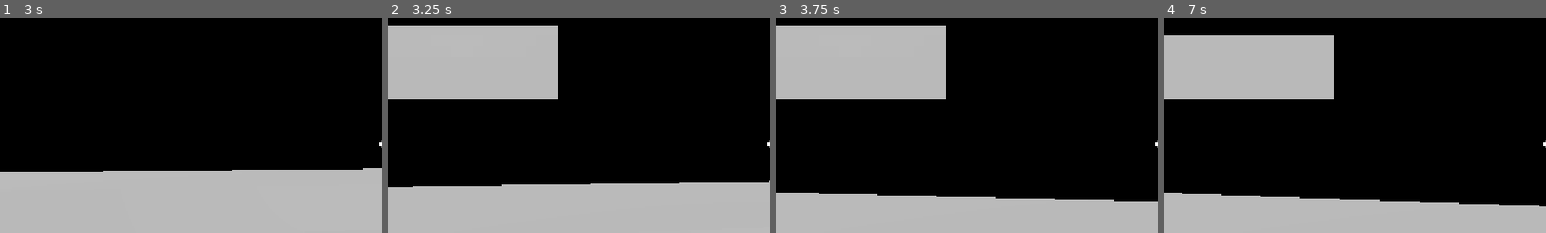
Above: before the commit, frames 1-4 (left to right).
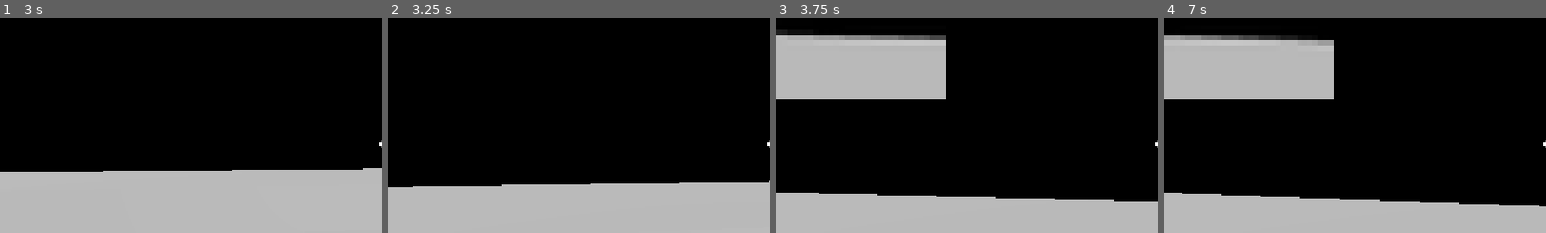
Above: after the commit, the same moments.

Repository: Hitacium/A-Loud-Sight
Game: Godot game, scene res://scenes/ui/main_menu.tscn
Same seed, same stepped clock (60 frames per second), same inputs: the game is played once before the commit and once after it. Before the commit the project starts from res://scenes/ui/mainMenu.tscn.
Inputs (mouse positions are % of the whole screen's width and height, from its top left):
- Up to frame 1 (3 s): click "Settings" at 0.5 s; click "X" at 1.25 s; click "Play" at 2 s; tap Enter at 2.75 s; move the mouse to (55, 50) at 2.77 s; hold W (up) from 2.78 s (still down)
- Up to frame 2 (3.25 s): keep holding W (up)
- Up to frame 3 (3.75 s): keep holding W (up); move the mouse to (45, 50) at 3.52 s
- Up to frame 4 (7 s): keep holding W (up); move the mouse to (52, 48) at 4.27 s; tap Space at 5, 6.5 s; move the mouse to (49, 52) at 5.02 s; tap Enter at 5.75 s; move the mouse to (57, 51) at 5.77 s; tap F1 (debug) at 6.4 s; move the mouse to (42, 49) at 6.52 s
The pictures show only the part of the screen within x 0-50%, y 21-71%; the shares and areas given below are measured in that part.

Frame 1 is identical in both runs. In frame 2, 15% of the frame differs, in the area x 0-45%, y 3-38%; in frame 3, 2.8%; in frame 4, 1.1%.
Error before the commit: Invalid access to property or key 'currentState' on a base object of type 'CharacterBody3D (Player)'. (res://scripts/player/playerGUI.gd:13)
Error after the commit: Invalid access to property or key 'currentState' on a base object of type 'CharacterBody3D (Player)'. (res://scripts/player/player_gui.gd:14)

Commit message:
Complete rewrite of the project
The sonifier is fully done and I also chose to reorganize the whole project, removing things from the template, complete new run

Diff:
--- a/project.godot
+++ b/project.godot
@@ -18,8 +18,8 @@
 
 [autoload]
 
-SettingsHandler="*res://scripts/autoload/SettingsHandler.gd"
-GameManager="*res://scripts/autoload/GameManager.gd"
+SettingsHandler="*res://scripts/autoload/settings_handler.gd"
+GameManager="*res://scripts/autoload/game_manager.gd"
 
 [display]
 
--- a/scenes/player/player.tscn
+++ b/scenes/player/player.tscn
@@ -1,7 +1,7 @@
 [gd_scene load_steps=6 format=3 uid="uid://brpt71jl5cg2q"]
 
 [ext_resource type="Script" uid="uid://kg3ojqet1g4d" path="res://scripts/player/player.gd" id="1_yofdb"]
-[ext_resource type="PackedScene" uid="uid://bwjws4ptficgv" path="res://scenes/player/PlayerGUI.tscn" id="2_ywley"]
+[ext_resource type="PackedScene" uid="uid://bwjws4ptficgv" path="res://scenes/player/player_gui.tscn" id="2_ywley"]
 [ext_resource type="Script" uid="uid://njwl204ar4m5" path="res://scripts/player/sonifier.gd" id="3_qhqgy"]
 
 [sub_resource type="CapsuleMesh" id="CapsuleMesh_jse87"]
@@ -26,11 +26,6 @@
 
 [node name="Camera3D" type="Camera3D" parent="head"]
 
-[node name="RayCast3D" type="RayCast3D" parent="head"]
-target_position = Vector3(0, 0, -0.91)
-collide_with_areas = true
-collide_with_bodies = false
-
 [node name="Sonifier" type="AudioStreamPlayer" parent="head"]
 script = ExtResource("3_qhqgy")
 
--- a/scenes/player/PlayerGUI.tscn
+++ b/scenes/player/player_gui.tscn
@@ -1,12 +1,12 @@
 [gd_scene load_steps=5 format=3 uid="uid://bwjws4ptficgv"]
 
-[ext_resource type="Texture2D" uid="uid://bulteu43r2r6a" path="res://assets/ui/crosshair.png" id="1_blv8c"]
-[ext_resource type="Script" uid="uid://ddxdx0jr4w2m4" path="res://scripts/player/playerGUI.gd" id="1_r6s6h"]
-[ext_resource type="Script" uid="uid://dxlq8f26j8nve" path="res://scripts/ui/pause_node.gd" id="3_81wm1"]
-[ext_resource type="PackedScene" uid="uid://bs035oor8cgug" path="res://scenes/ui/SettingsWindow.tscn" id="4_48uxn"]
+[ext_resource type="Script" uid="uid://ddxdx0jr4w2m4" path="res://scripts/player/player_gui.gd" id="1_bb8x2"]
+[ext_resource type="Texture2D" uid="uid://bulteu43r2r6a" path="res://assets/ui/crosshair.png" id="2_hq6nb"]
+[ext_resource type="Script" uid="uid://dxlq8f26j8nve" path="res://scripts/ui/pause_node.gd" id="3_edw3b"]
+[ext_resource type="PackedScene" uid="uid://bs035oor8cgug" path="res://scenes/ui/settings_window.tscn" id="4_vexfy"]
 
 [node name="PlayerGUI" type="CanvasLayer"]
-script = ExtResource("1_r6s6h")
+script = ExtResource("1_bb8x2")
 
 [node name="TextureRect" type="TextureRect" parent="."]
 anchors_preset = 8
@@ -38,7 +38,7 @@
 offset_bottom = 655.0
 color = Color(0, 0, 0, 0.52549)
 
-[node name="Settings" parent="PauseNode" instance=ExtResource("4_48uxn")]
+[node name="Settings" parent="PauseNode" instance=ExtResource("4_vexfy")]
 layout_mode = 0
 anchors_preset = 0
 anchor_left = 0.0
@@ -104,7 +104,7 @@
 theme_override_font_sizes/font_size = 18
 text = "hi"
 
-[connection signal="Closing" from="PauseNode/Settings" to="PauseNode" method="_on_close_button"]
+[connection signal="closing" from="PauseNode/Settings" to="." method="_on_settings_closing"]
 [connection signal="pressed" from="PauseNode/Main/VBoxContainer/Button" to="PauseNode" method="_unpause"]
 [connection signal="pressed" from="PauseNode/Main/VBoxContainer/Button2" to="PauseNode" method="_settings"]
 [connection signal="pressed" from="PauseNode/Main/VBoxContainer/Button3" to="PauseNode" method="_quit"]
--- a/scenes/ui/mainMenu.tscn
+++ b/scenes/ui/main_menu.tscn
@@ -1,7 +1,7 @@
 [gd_scene load_steps=3 format=3 uid="uid://ee6lb27nmpu1"]
 
 [ext_resource type="Script" uid="uid://ohkq534tdkm0" path="res://scripts/ui/main_menu.gd" id="1_j3ryx"]
-[ext_resource type="PackedScene" uid="uid://bs035oor8cgug" path="res://scenes/ui/SettingsWindow.tscn" id="2_c8enf"]
+[ext_resource type="PackedScene" uid="uid://bs035oor8cgug" path="res://scenes/ui/settings_window.tscn" id="2_c8enf"]
 
 [node name="MainMenu" type="Control"]
 layout_mode = 3
@@ -75,4 +75,4 @@
 [connection signal="pressed" from="VBoxContainer/Button" to="." method="_play"]
 [connection signal="pressed" from="VBoxContainer/Button2" to="." method="_settings"]
 [connection signal="pressed" from="VBoxContainer/Button3" to="." method="_quit"]
-[connection signal="Closing" from="Settings" to="." method="_on_close_button"]
+[connection signal="closing" from="Settings" to="." method="_on_close_button"]
--- a/scripts/autoload/SettingsHandler.gd
+++ b/scripts/autoload/settings_handler.gd
@@ -1,7 +1,6 @@
 extends Node
 
 const SETTINGS_FILE_PATH := "user://settings.json"
-
 const DEFAULT_SETTINGS := {
 	"resolution": Vector2i(1152, 648),
 	"vsync": true,
@@ -11,12 +10,15 @@
 
 var settings: Dictionary = {}
 
+
 func _ready():
 	load_settings()
 	apply_settings()
 
+
 func get_setting_value(key: String) -> Variant:
 	return settings.get(key, DEFAULT_SETTINGS.get(key))
+
 
 func apply_settings() -> void:
 	var resolution: Vector2i = get_setting_value("resolution")
@@ -46,6 +48,7 @@
 		linear_to_db(get_setting_value("volume"))
 	)
 
+
 func save_settings() -> void:
 	var to_save: Dictionary = settings.duplicate(true)
 
@@ -58,6 +61,7 @@
 	if file:
 		file.store_string(JSON.stringify(to_save))
 		file.close()
+
 
 func load_settings() -> void:
 	if not FileAccess.file_exists(SETTINGS_FILE_PATH):
@@ -81,6 +85,7 @@
 		if arr.size() == 2:
 			settings["resolution"] = Vector2i(arr[0], arr[1])
 
+
 func get_resolution_as_str() -> String:
 	var r: Vector2i = get_setting_value("resolution")
 	return "%dx%d" % [r.x, r.y]
--- a/scripts/player/player.gd
+++ b/scripts/player/player.gd
@@ -1,25 +1,36 @@
 class_name Player
 extends CharacterBody3D
 
+@export var default_speed := 3
+@export var mouse_sensitivity := 0.1
+var input_enabled := true
+var aimlook_enabled := true
+
 @onready var head := $head
-@onready var plrGUI := $PlayerGUI
-@onready var InteractRaycast := $head/RayCast3D
+@onready var player_gui := $PlayerGUI
 @onready var camera := $head/Camera3D
-@onready var SPEED: int = DEFAULT_SPEED
+@onready var player_speed: int = default_speed
 
-@export var DEFAULT_SPEED := 3
-@export var mouse_sensitivity := 0.1
-
-var inputEnabled := true
-var aimlookEnabled := true
 
 func _ready():
 	$MeshInstance3D.hide()
 	Input.mouse_mode = Input.MOUSE_MODE_CAPTURED
 	GameManager.player = self
 
+
+func _unhandled_input(event : InputEvent) -> void:
+	if not aimlook_enabled:
+		return
+	if event is InputEventMouseMotion and Input.mouse_mode == Input.MOUSE_MODE_CAPTURED:
+		var mouseInput : Vector2
+		mouseInput.x += event.relative.x
+		mouseInput.y += event.relative.y
+		self.rotation_degrees.y -= mouseInput.x * mouse_sensitivity
+		head.rotation_degrees.x -= mouseInput.y * mouse_sensitivity
+
+
 func _physics_process(delta: float) -> void:
-	if !inputEnabled:
+	if not input_enabled:
 		return
 
 	if not is_on_floor():
@@ -28,20 +39,10 @@
 	var input_dir := Input.get_vector("left", "right", "up", "down")
 	var direction := (transform.basis * Vector3(input_dir.x, 0, input_dir.y)).normalized()
 	if direction:
-		velocity.x = direction.x * SPEED
-		velocity.z = direction.z * SPEED
+		velocity.x = direction.x * player_speed
+		velocity.z = direction.z * player_speed
 	else:
-		velocity.x = move_toward(velocity.x, 0, SPEED)
-		velocity.z = move_toward(velocity.z, 0, SPEED)
+		velocity.x = move_toward(velocity.x, 0, player_speed)
+		velocity.z = move_toward(velocity.z, 0, player_speed)
 
 	move_and_slide()
-
-func _unhandled_input(event : InputEvent) -> void:
-	if !aimlookEnabled:
-		return
-	if event is InputEventMouseMotion and Input.mouse_mode == Input.MOUSE_MODE_CAPTURED:
-		var mouseInput : Vector2
-		mouseInput.x += event.relative.x
-		mouseInput.y += event.relative.y
-		self.rotation_degrees.y -= mouseInput.x * mouse_sensitivity
-		head.rotation_degrees.x -= mouseInput.y * mouse_sensitivity
--- a/scripts/player/playerGUI.gd
+++ b/scripts/player/player_gui.gd
@@ -8,11 +8,12 @@
 		debuginfo.visible = !debuginfo.visible
 		debugLoop()
 
+
 func debugLoop():
 	while debuginfo.visible:
 		debuginfo.text = DEBUG_TEMPLATE.format({
 			"plrstate": GameManager.player.currentState,
-			"speed": GameManager.player.SPEED,
+			"speed": GameManager.player.player_speed,
 			"globalpos": GameManager.player.global_position,
 			"fps": Engine.get_frames_per_second()
 		})
--- a/scripts/player/sonifier.gd
+++ b/scripts/player/sonifier.gd
@@ -1,158 +1,151 @@
 extends AudioStreamPlayer
 
-const SAMPLE_RATE: float = 44100 # in HZ
-const BUFFER_LENGTH: float = 1 # in seconds
-const DOWNSAMPLE_W := 16
-const DOWNSAMPLE_H := 16
-const FREQ_MIN := 300.0 # in HZ
-const FREQ_MAX := 1000.0 # in HZ
+const SAMPLE_RATE := 44100 # in Hz
+const DOWNSAMPLE_W := 32
+const DOWNSAMPLE_H := 32
+const FREQ_MIN := 400.0 # in Hz
+const FREQ_MAX := 6000.0 # in Hz
 
-@onready var player_camera: Camera3D = $"../Camera3D"
+@export var osc_length := 0.05 # in seconds
+@export var debug_preview := true
+@export var logarithmic_distribution := true
+
+var audio_stream_playback: AudioStreamGeneratorPlayback
+var thread: Thread
+
+@onready var main_camera: Camera3D = $"../Camera3D"
 @onready var capture_viewport: SubViewport = $ScreenchotViewport
 @onready var capture_camera: Camera3D = $ScreenchotViewport/CaptureCamera
 @onready var preview: TextureRect = $DebugPreview
 
-@export var capture_interval := 1  # in seconds
-@export var OSC_LENGTH := 0.3 # in seconds
-@export var EDGES_FADE := 0.01 # in seconds
-@export var debug_preview := true
-@export var logarithmic_distribution := true
-
-var time_since_last_capture := 0.0
-var playback: AudioStreamGeneratorPlayback
-var pixels: Array = []
-var thread: Thread
 
 func _ready() -> void:
-	pixels = _init_pixel_matrix()
+	init_audio_streaming()
 	preview.visible = debug_preview
 	preview.texture_filter = CanvasItem.TEXTURE_FILTER_NEAREST
-	_init_audio_streaming()
 
+
+var time_since_last_capture: float = 0
 func _process(delta: float) -> void:
 	time_since_last_capture += delta
-	if time_since_last_capture >= capture_interval:
+	var scan_time := osc_length * DOWNSAMPLE_W
+	if time_since_last_capture >= scan_time:
 		time_since_last_capture = 0.0
-		_capture_frame()
+		capture_frame()
 
-func _init_audio_streaming() -> void:
-	var generator: AudioStreamGenerator = AudioStreamGenerator.new()
+
+func init_audio_streaming() -> void:
+	var generator := AudioStreamGenerator.new()
 	generator.mix_rate = SAMPLE_RATE
-	generator.buffer_length = BUFFER_LENGTH
+	generator.buffer_length = osc_length * DOWNSAMPLE_W + 0.1
 	stream = generator
 	play()
-	playback = get_stream_playback()
+	audio_stream_playback = get_stream_playback()
 
-func _init_pixel_matrix() -> Array:
-	var m: Array[Variant] = []
-	# grayscale brightness grid
-	m.resize(DOWNSAMPLE_H)
-	for y in range(DOWNSAMPLE_H):
-		m[y] = []
-		m[y].resize(DOWNSAMPLE_W)
-		m[y].fill(0.0)
-	return m
 
-func _capture_frame() -> void:
-	# Camera sync
-	capture_camera.global_transform = player_camera.global_transform
-	capture_camera.fov = player_camera.fov
+func capture_frame() -> void:
+	if thread and thread.is_started():
+		thread.wait_to_finish()
+
+	capture_camera.global_transform = main_camera.global_transform
+	capture_camera.fov = main_camera.fov
 	capture_viewport.render_target_update_mode = SubViewport.UPDATE_ONCE
 
 	await RenderingServer.frame_post_draw
-	var text := capture_viewport.get_texture()
-	if !text: return
 
-	var img := text.get_image()
-	img.resize(DOWNSAMPLE_W, DOWNSAMPLE_H)
-	img.convert(Image.FORMAT_L8)  # grayscale
+	var img: Image = capture_viewport.get_texture().get_image()
+	img.resize(DOWNSAMPLE_W, DOWNSAMPLE_H, Image.INTERPOLATE_LANCZOS)
+	img.convert(Image.FORMAT_L8)
 
 	if debug_preview:
-		img.generate_mipmaps()
 		preview.texture = ImageTexture.create_from_image(img)
 
-	for y in range(DOWNSAMPLE_H):
-		for x in range(DOWNSAMPLE_W):
-			pixels[y][x] = img.get_pixel(x, y).r
+	thread = Thread.new()
+	thread.start(create_audio_from_image.bind(img.get_data()))
 
-	_start_async_gen()
 
-func _start_async_gen() -> void:
-	if thread and thread.is_alive():
-		return # Still processing previous frame
-	if thread:
-		thread.wait_to_finish()
+func create_audio_from_image(pixels: PackedByteArray) -> void:
+	var column_samples := int(osc_length * SAMPLE_RATE)
+	var total_samples := column_samples * DOWNSAMPLE_W
+	var buffer := PackedVector2Array()
+	buffer.resize(total_samples)
+	buffer.fill(Vector2.ZERO)
 
-	thread = Thread.new()
-	thread.start(_generate_wave_thread.bind(pixels.duplicate(true)))
+	for x in range(DOWNSAMPLE_W):
+		var start_idx := x * column_samples
+		var pan := float(x) / float(max(1, DOWNSAMPLE_W - 1))
+		var l_gain := sqrt(1.0 - pan)
+		var r_gain := sqrt(pan)
 
-func _generate_wave_thread(pixel_matrix: Array) -> void:
-	var w := DOWNSAMPLE_W
-	var h := DOWNSAMPLE_H
+		for y in range(DOWNSAMPLE_H):
+			var brightness := pixels[y * DOWNSAMPLE_W + x]
+			if brightness < 10:
+				continue
 
-	var step_time := capture_interval / float(w)
+			var amp := (float(brightness) / 255.0) * 0.4
+			var freq := get_frequency(y)
+			var step := TAU * freq / SAMPLE_RATE
+			var phase := 0.0
 
-	var total_frames := int((capture_interval + OSC_LENGTH) * SAMPLE_RATE)
-	var buffer := PackedFloat32Array()
-	buffer.resize(total_frames * 2)
-	buffer.fill(0.0)
+			# Hann window per whole column
+			for i in range(column_samples):
+				var idx := start_idx + i
+				if idx >= total_samples:
+					break
 
-	for x in range(w):
-		var pan := float(x) / float(w - 1) if w > 1 else 0.5
-		var start_idx := int(x * step_time * SAMPLE_RATE)
+				var window := 0.5 * (1.0 - cos(TAU * i / float(column_samples - 1)))
+				var sample := sin(phase) * amp * window
 
-		for y in range(h):
-			var amp = pixel_matrix[y][x]
-			if amp <= 0.5: continue
+				buffer[idx].x += sample * l_gain
+				buffer[idx].y += sample * r_gain
 
-			var freq: float = _get_freq(y, h)
-			_add_sine_to_buffer(freq, amp, pan, start_idx, buffer)
+				phase += step
 
-	_normalize(buffer)
-	call_deferred("_push_to_playback", buffer)
+	normalize_buffer(buffer)
+	call_deferred("_push_audio", buffer)
 
-func _get_freq(y: int, h: int) -> float:
-	var t := float(h - y - 1) / float(h - 1) if h > 1 else 0.5
+
+func normalize_buffer(buffer: PackedVector2Array) -> void:
+	var sum_l := 0.0
+	var sum_r := 0.0
+	var n := buffer.size()
+
+	if n == 0:
+		return
+
+	for v in buffer:
+		sum_l += v.x
+		sum_r += v.y
+
+	var mean_l := sum_l / n
+	var mean_r := sum_r / n
+
+	var peak := 0.0
+	for i in range(n):
+		buffer[i].x -= mean_l
+		buffer[i].y -= mean_r
+		peak = max(peak, abs(buffer[i].x), abs(buffer[i].y))
+
+	if peak > 0.00001:
+		var inv := 1.0 / peak
+		for i in range(n):
+			buffer[i] *= inv
+
+
+func _push_audio(buffer: PackedVector2Array) -> void:
+	if not audio_stream_playback:
+		return
+	if audio_stream_playback.can_push_buffer(buffer.size()):
+		audio_stream_playback.push_buffer(buffer)
+
+
+func get_frequency(y: int) -> float:
+	var t := float(DOWNSAMPLE_H - y - 1) / float(DOWNSAMPLE_H - 1)
 	if logarithmic_distribution:
 		return FREQ_MIN * pow(FREQ_MAX / FREQ_MIN, t)
-	return FREQ_MIN + (FREQ_MAX - FREQ_MIN) * t
+	return lerp(FREQ_MIN, FREQ_MAX, t)
 
-func _add_sine_to_buffer(freq: float, amp: float, pan: float, start_idx: int, buffer: PackedFloat32Array):
-	var length_frames := int(OSC_LENGTH * SAMPLE_RATE)
-	var fade_frames := int(EDGES_FADE * SAMPLE_RATE)
-	var step := TAU * freq / SAMPLE_RATE
-	var local_phase := 0.0
-
-	for i in range(length_frames):
-		var idx = (start_idx + i) * 2
-		if idx + 1 >= buffer.size(): break
-
-		# Edge fade
-		var env := 1.0
-		if i < fade_frames:
-			env = float(i) / fade_frames
-		elif i > length_frames - fade_frames:
-			env = float(length_frames - i) / fade_frames
-
-		var s := sin(local_phase) * amp * env
-		local_phase += step
-
-		buffer[idx] += s * sqrt(1.0 - pan)
-		buffer[idx + 1] += s * sqrt(pan)
-
-func _normalize(buffer: PackedFloat32Array) -> void:
-	var max_val := 0.0
-	for s in buffer:
-		max_val = max(max_val, abs(s))
-	if max_val > 1.0: # Only normalize if clipping
-		for i in range(buffer.size()):
-			buffer[i] /= max_val
-
-func _push_to_playback(buffer: PackedFloat32Array):
-	for i in range(0, buffer.size(), 2):
-		var v: Vector2 = Vector2(buffer[i], buffer[i+1])
-		playback.push_frame(v)
 
 func _exit_tree():
-	if thread:
+	if thread and thread.is_started():
 		thread.wait_to_finish()
--- a/scripts/ui/main_menu.gd
+++ b/scripts/ui/main_menu.gd
@@ -3,18 +3,23 @@
 @onready var settings_panel: Panel = $Settings
 @onready var buttons_container: VBoxContainer = $VBoxContainer
 
+
 func _ready() -> void:
 	settings_panel.hide()
 
+
 func _play() -> void:
 	get_tree().change_scene_to_file("res://main.tscn")
+
 
 func _settings() -> void:
 	settings_panel.show()
 	buttons_container.hide()
 
+
 func _quit() -> void:
 	get_tree().quit()
+
 
 func _on_close_button() -> void:
 	settings_panel.hide()
--- a/scripts/ui/pause_node.gd
+++ b/scripts/ui/pause_node.gd
@@ -1,7 +1,8 @@
 extends Control
 
-@onready var settingsPanel: Panel = $Settings
-@onready var mainPanel: Control = $Main
+@onready var settings_panel: Panel = $Settings
+@onready var main_panel: Control = $Main
+
 
 func _unhandled_input(event: InputEvent) -> void:
 	if event is InputEventKey and event.is_action_pressed("ui_cancel"):
@@ -15,22 +16,27 @@
 				get_tree().paused = false
 				self.hide()
 
+
 func _unpause() -> void:
 	Input.mouse_mode = Input.MOUSE_MODE_CAPTURED
 	get_tree().paused = false
 	self.hide()
 
+
 func _settings() -> void:
-	mainPanel.hide()
-	settingsPanel.show()
+	main_panel.hide()
+	settings_panel.show()
+
 
 func _quit() -> void:
 	get_tree().paused = false
-	get_tree().change_scene_to_file("res://scenes/ui/mainMenu.tscn")
+	get_tree().change_scene_to_file("res://scenes/ui/main_menu.tscn")
+
 
 func _actually_quit() -> void:
 	get_tree().quit()
 
+
 func _on_close_button() -> void:
-	settingsPanel.hide()
-	mainPanel.show()
+	settings_panel.hide()
+	main_panel.show()
--- a/scripts/ui/settings_window.gd
+++ b/scripts/ui/settings_window.gd
@@ -1,16 +1,18 @@
 extends Panel
+
+signal closing
 
 @onready var resolution_option: OptionButton = $OptionButton
 @onready var fullscreen_toggle: CheckBox = $CheckBox
 @onready var vsync_toggle: CheckBox = $CheckBox2
 @onready var audio_slider: HSlider = $HSlider
 
-signal Closing
 
 func _ready() -> void:
 	_sync_resolution()
 	_sync_toggles()
 	_sync_audio()
+
 
 func _sync_resolution() -> void:
 	var current_res: Vector2i = SettingsHandler.get_setting_value("resolution")
@@ -21,12 +23,15 @@
 			resolution_option.select(i)
 			return
 
+
 func _sync_toggles() -> void:
 	fullscreen_toggle.button_pressed = SettingsHandler.get_setting_value("fullscreen")
 	vsync_toggle.button_pressed = SettingsHandler.get_setting_value("vsync")
 
+
 func _sync_audio() -> void:
 	audio_slider.value = SettingsHandler.get_setting_value("volume")
+
 
 func _on_apply_settings() -> void:
 	var res_text: String = resolution_option.get_item_text(resolution_option.selected)
@@ -46,6 +51,7 @@
 	SettingsHandler.apply_settings()
 	SettingsHandler.save_settings()
 
+
 func _on_close():
-	Closing.emit()
+	closing.emit()
 	self.hide()
Not shown: 2 places in scenes/player/player_gui.tscn that only renumber resources
Not shown: 2 places in scenes/ui/settings_window.tscn that only renumber resources
Renamed: scripts/autoload/GameManager.gd -> scripts/autoload/game_manager.gd
Renamed: scripts/autoload/GameManager.gd.uid -> scripts/autoload/game_manager.gd.uid
Renamed: scripts/autoload/SettingsHandler.gd.uid -> scripts/autoload/settings_handler.gd.uid
Renamed: scripts/player/playerGUI.gd.uid -> scripts/player/player_gui.gd.uid
